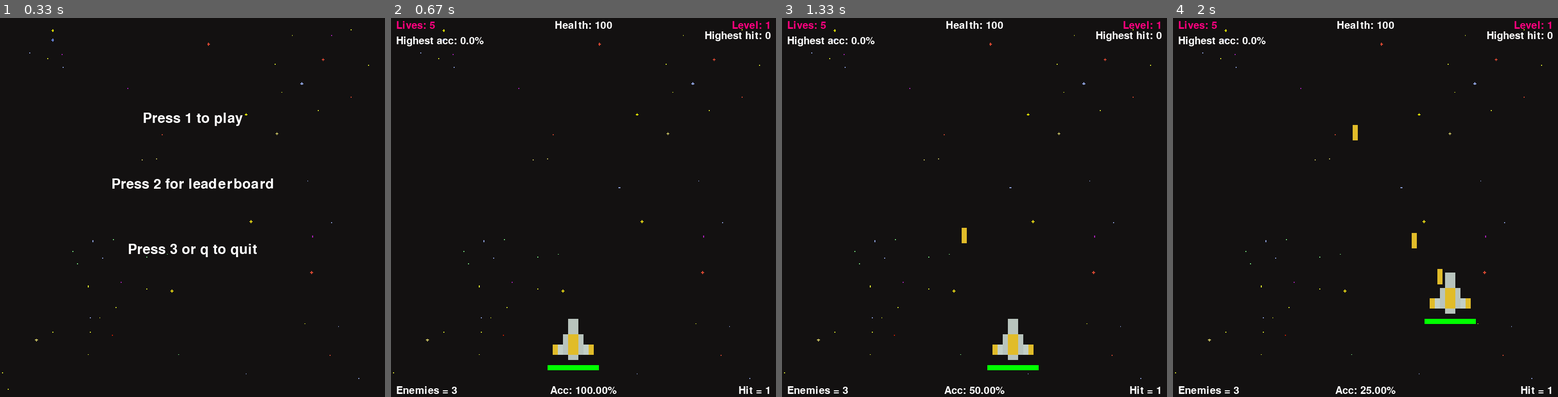
Above: before the commit, frames 1-4 (left to right).
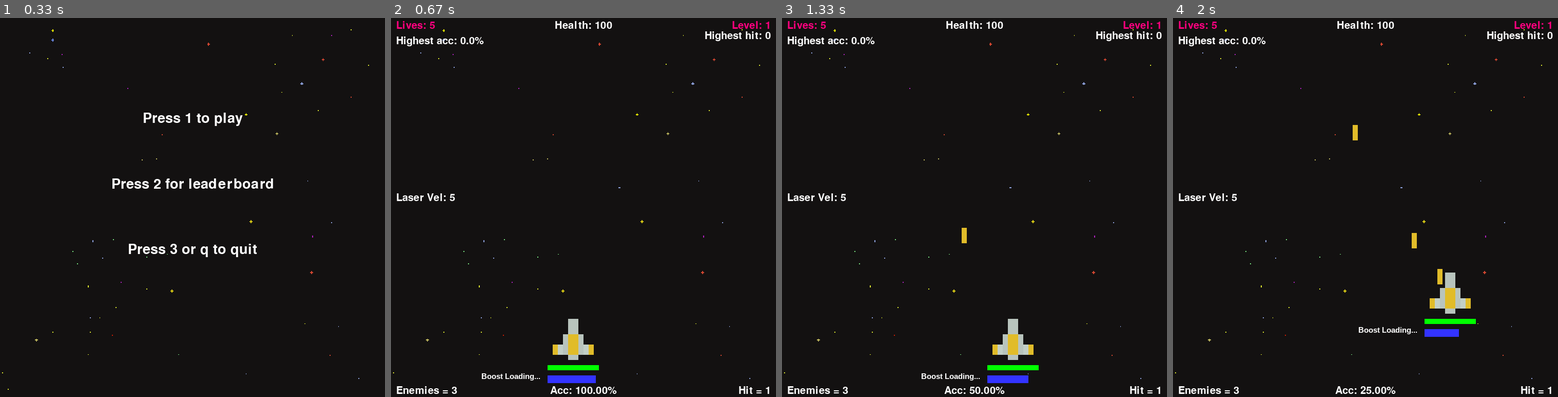
Above: after the commit, the same moments.

Repository: WilsonOh/pygame_space_shooters
Game: pygame game, started from main.py
The game is run twice, just before and just after one commit, with the same random seed, the same clock (stepped at 60 frames per second) and the same inputs.
Inputs:
- Up to frame 1 (0.33 s): no input
- Up to frame 2 (0.67 s): type "Ann (at the terminal prompt)" at 0.33 s; tap 1 at 0.33 s
- Up to frame 3 (1.33 s): tap Space at 0.67, 1.07 s; hold D from 1 s (still down)
- Up to frame 4 (2 s): tap Space at 1.37, 1.57, 1.9 s; release D at 1.47 s; hold W 1.5-1.8 s; hold D from 1.83 s (still down)

Frame 1 is identical in both runs. In frame 2, 0.5% of the frame differs, in the area x 1-54%, y 46-97%; in frame 3, 0.5%; in frame 4, 0.4%.

Commit message:
new msg at the top

Diff:
--- a/main.py
+++ b/main.py
@@ -53,6 +53,7 @@
         self.laser_img = None
         self.lasers = []
         self.cooldown = 0
+        self.max_health = health
 
     def cooldown_count(self):
         if self.cooldown >= self.COOLDOWN:
@@ -79,8 +80,9 @@
                     self.lasers.remove(laser)
 
     def health_bar(self, window):
-        pygame.draw.rect(window, (255, 0, 0), (self.x, self.y + self.ship_img.get_height() + 10, self.ship_img.get_width(), 10))
-        pygame.draw.rect(window, (0, 255, 0), (self.x, self.y + self.ship_img.get_height() + 10, self.ship_img.get_width() * (self.health/self.max_health), 10))
+        pygame.draw.rect(window, (255, 0, 0), (self.x, self.y + self.height + 10, self.width, 10))
+        pygame.draw.rect(window, (0, 255, 0), (self.x, self.y + self.height + 10,
+                                               self.width * (self.health/self.max_health), 10))
 
     @property
     def width(self):
@@ -101,9 +103,15 @@
 
 
 class Player(Ship):
+    BOOST_CD = 300
     number_hit = 1
     total_shots = 1
     highest_level = 0
+    laser_vel = 5
+    boost_cd = 300
+    boost_duration = 120
+    enable_boost = False
+    boost_triggered = False
 
     def __init__(self, x: int, y: int, health: int = 100):
         super().__init__(x, y, health)
@@ -116,8 +124,51 @@
     def get_number_hit(self):
         return self.number_hit
 
+    def boost(self):
+        if self.enable_boost:
+            if self.boost_triggered:
+                self.laser_vel = 10
+                self.COOLDOWN = 10
+                self.boost_duration -= 1
+                if self.boost_duration <= 0:
+                    self.boost_duration = 120
+                    self.enable_boost = False
+                    self.boost_cd = self.BOOST_CD
+                    self.laser_vel = 5
+                    self.COOLDOWN = 30
+                    self.boost_triggered = False
+        else:
+            if self.boost_cd <= 0:
+                self.enable_boost = True
+                if self.boost_duration == 120:
+                    print("Boost ready!")
+            else:
+                self.boost_cd -= 1
+
+    def boost_bar(self, window):
+        boost_cd = pygame.draw.rect(window, (51, 51, 255), (self.x, self.y + self.height + 30,
+                                                            (self.boost_cd/self.BOOST_CD) * self.width, 15))
+        bar_font = pygame.font.SysFont("arial", 15, bold=True)
+        boost_label = bar_font.render("Boost Loading... ", True, (255, 255, 255))
+        boost_cd_label = bar_font.render("BOOOOST!!", True, (255, 255, 153))
+        boost_ready_label = bar_font.render("Boost Ready!", True, (255, 255, 153))
+        if self.boost_cd <= 0:
+            pygame.draw.rect(window, (204, 0, 204), (self.x, self.y + self.height + 30,
+                                                     (self.boost_duration/120) * self.width, 15))
+            if self.boost_triggered:
+                window.blit(boost_cd_label, (self.x - 10 - boost_cd_label.get_width(), self.y + self.height + 23))
+            else:
+                window.blit(boost_ready_label, (self.x - 10 - boost_ready_label.get_width(), self.y + self.height + 23))
+        else:
+            window.blit(boost_label, (self.x - 10 - boost_label.get_width(), self.y + self.height + 23))
+
+    def draw(self, window):
+        super().draw(window)
+        self.boost_bar(window)
+
     def move_lasers(self, vel, objs):
         self.cooldown_count()
+        self.boost()
         for laser in self.lasers:
             laser.move(vel)
             if laser.is_offscreen(HEIGHT):
@@ -131,7 +182,7 @@
                                 obj.ship_img = obj.exploded()
                                 exploded = mixer.Sound('assets/explosion.wav')
                                 exploded.play()
-                            print("Collision!")
+                            # print("Collision!")
                             if laser in self.lasers:
                                 self.lasers.remove(laser)
                                 self.number_hit += 1
@@ -212,7 +263,8 @@
 
 def write_data(player, player_name):
     player_acc = float(f"{(player.number_hit/player.total_shots * 100):.2f}")
-    if data['players'][player_name]['accuracy'] < player_acc and player.get_number_hit > data['players'][player_name]['high_score']:
+    if data['players'][player_name]['accuracy'] < player_acc and\
+            player.get_number_hit > data['players'][player_name]['high_score']:
         data['players'][player_name]['accuracy'] = player_acc
     if data['players'][player_name]['high_score'] < player.number_hit:
         data['players'][player_name]['high_score'] = player.number_hit
@@ -249,7 +301,8 @@
         WIN.blit(BG, (0, 0))
         offset = 0
         for player in data['players']:
-            title = menu_font.render(f"{player} high score: {data['players'][player]['high_score']}", True, (255, 255, 255))
+            title = menu_font.render(f"{player} high score: {data['players'][player]['high_score']}",
+                                     True, (255, 255, 255))
             WIN.blit(title, (WIDTH//2 - title.get_width()//2, HEIGHT//4 + offset))
             offset += title.get_height() + 100
         quit_title = quit_font.render("**Press e to return to main menu**", True, (255, 255, 255))
@@ -339,10 +392,14 @@
         WIN.blit(health_label, (WIDTH//2 - health_label.get_width()//2, 10))
         acc_label = main_font.render(f"Acc: {(player.number_hit/player.total_shots * 100):.2f}%", True, (255, 255, 255))
         WIN.blit(acc_label, (WIDTH//2 - acc_label.get_width()//2, HEIGHT - acc_label.get_height() - 10))
-        high_score_label = main_font.render(f"Highest acc: {data['players'][player_name]['accuracy']}%", True, (255, 255, 255))
+        high_score_label = main_font.render(f"Highest acc: {data['players'][player_name]['accuracy']}%",
+                                            True, (255, 255, 255))
         WIN.blit(high_score_label, (10, lives_label.get_height() + 20))
-        highest_hit_label = main_font.render(f"Highest hit: {data['players'][player_name]['high_score']}", True, (255, 255, 255))
+        highest_hit_label = main_font.render(f"Highest hit: {data['players'][player_name]['high_score']}",
+                                             True, (255, 255, 255))
         WIN.blit(highest_hit_label, (WIDTH - highest_hit_label.get_width() - 10, lives_label.get_height() + 10))
+        laser_vel_label = main_font.render(f"Laser Vel: {player.laser_vel}", True, (255, 255, 255))
+        WIN.blit(laser_vel_label, (10, HEIGHT//2 - acc_label.get_height() - 10))
 
         if lost:
             if lost_text.font_size < 150:
@@ -402,6 +459,9 @@
             player.y += player_vel
         if keys[pygame.K_SPACE]:
             player.shoot()
+        if keys[pygame.K_r] and player.enable_boost:
+            print("Boost triggered!")
+            player.boost_triggered = True
 
         for enemy in enemies[:]:
             enemy.move_lasers(laser_vel, player)
@@ -429,7 +489,7 @@
                 else:
                     enemy.dead_timer -= 1
 
-        player.move_lasers(-laser_vel, enemies)
+        player.move_lasers(-player.laser_vel, enemies)
 
 
 if __name__ == '__main__':
--- a/sav_data.json
+++ b/sav_data.json
@@ -4,6 +4,11 @@
       "accuracy": 83.0,
       "high_score": 62,
       "highest_level": 6
+    },
+    "1": {
+      "accuracy": 0.0,
+      "high_score": 0,
+      "highest_level": 1
     }
   }
 }
